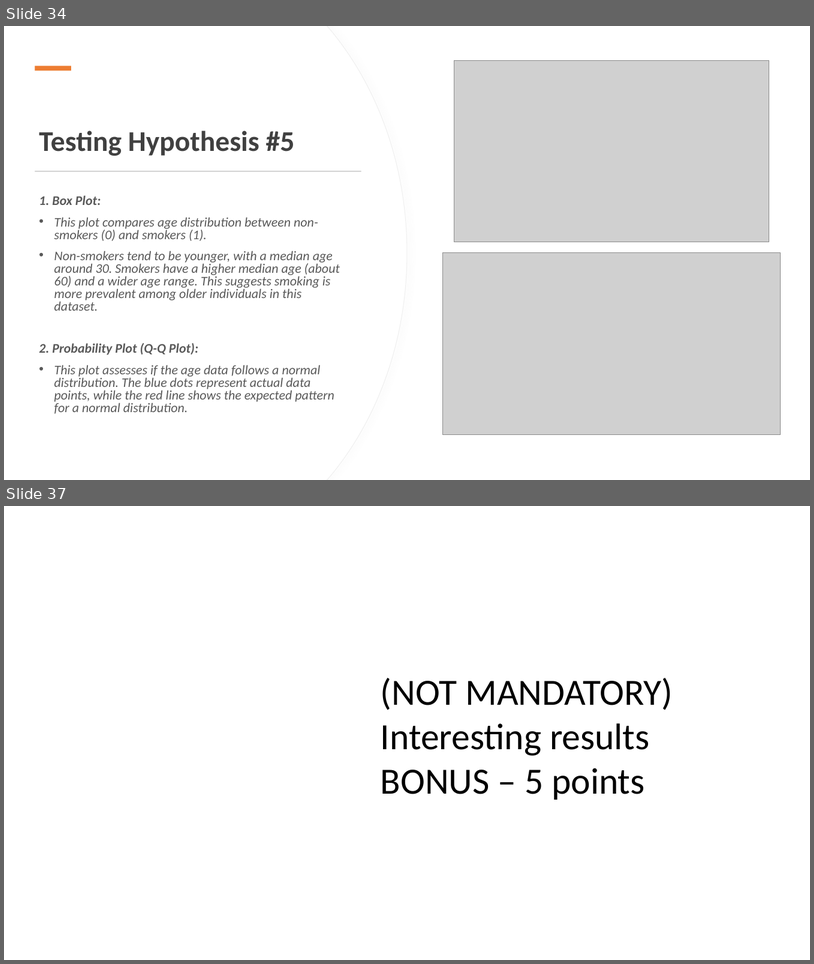
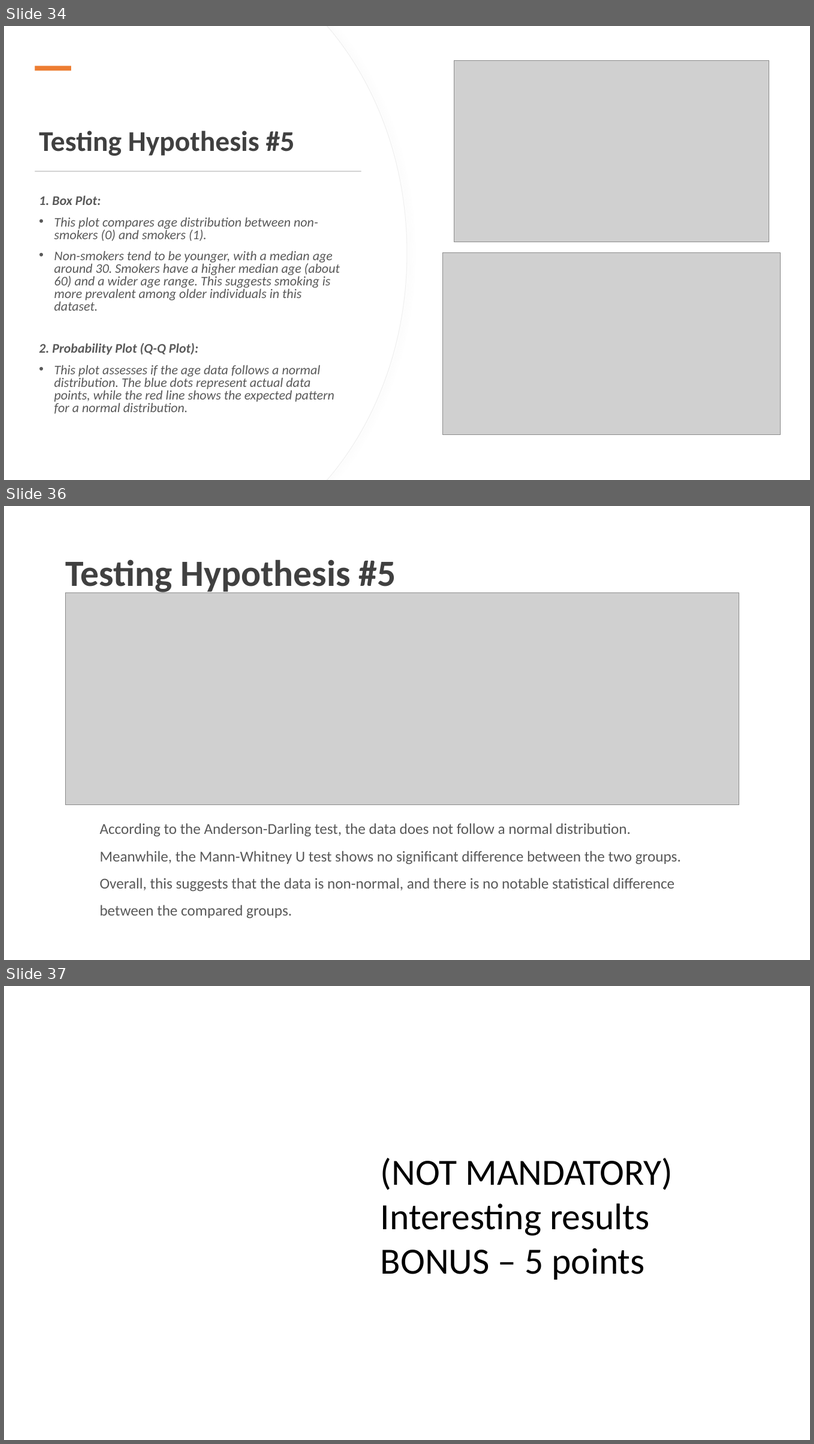
Before and after one commit to charlesyifanli/python_and_data, a slide deck: mini_project/SCSE 24 Mini-project presentation (Group No. ##).pptx. Shown one above the other, each under a label of ours: slides 34 and 37 before the commit, slides 34, 36 and 37 after it; the slides between them are not shown. The pictures are 814x964 and 814x1444 pixels, drawn with LibreOffice and Linux fonts; fonts in the diff are those of the drawing; grey boxes stand for pictures; background and template pictures are left out. Boxes give left, top, right and bottom in pixels: in the first picture for what was removed or moved away, otherwise in the second. Text is boxed around its words. In the diff, an @@ line names an element or a change of style, - is before the commit and + after.

```diff
--- a/mini_project/SCSE 24 Mini-project presentation (Group No. ##).pptx
+++ b/mini_project/SCSE 24 Mini-project presentation (Group No. ##).pptx
@@ slide 36 added at [4,506,810,960], background #FFFFFF @@
@@ title added at [65,559,396,595], 44 pt, text #404040, bold @@
+Testing Hypothesis #5
@@ picture added at [66,592,740,805] @@
@@ text added at [100,823,681,918], 18 pt, text #595959 @@
+According to the Anderson-Darling test, the data does not follow a normal distribution. Meanwhile, the Mann-Whitney U test shows no significant difference between the two groups. Overall, this suggests that the data is non-normal, and there is no notable statistical difference between the compared groups.
```
Also in this commit, not shown: 1 slide changed, 3 other slides added, 3 slides removed, 1 other file.
